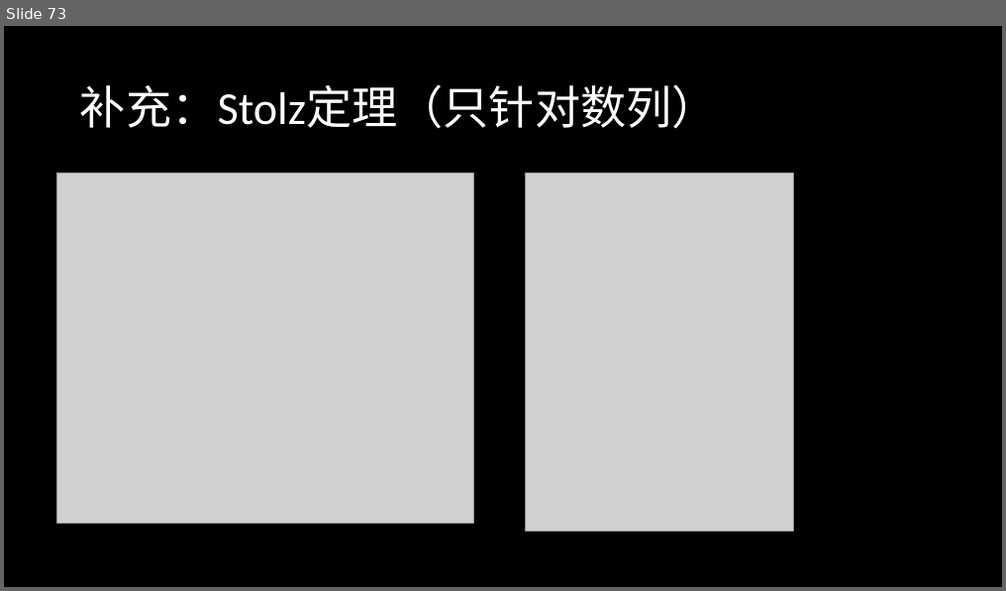
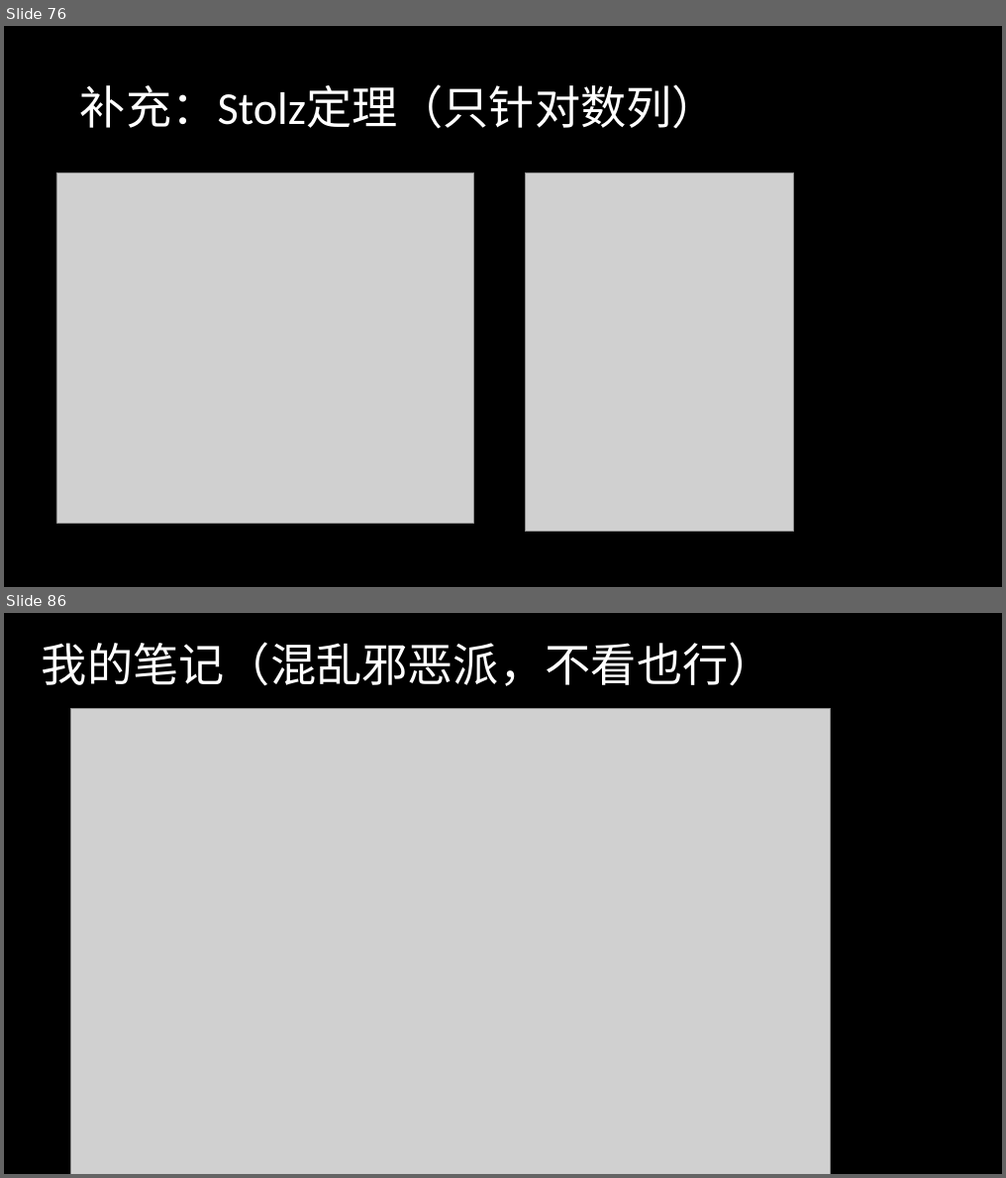
Before and after one commit to SavageTuna/Calculus, a slide deck: 高数1.pptx. Shown one above the other, each under a label of ours: slide 73 before the commit, slides 76 and 86 after it; the slides between them are not shown. The pictures are 1006x591 and 1006x1178 pixels, drawn with LibreOffice and Linux fonts; fonts in the diff are those of the drawing; grey boxes stand for pictures. Boxes give left, top, right and bottom in pixels: in the first picture for what was removed or moved away, otherwise in the second. Text is boxed around its words. In the diff, an @@ line names an element or a change of style, - is before the commit and + after.

```diff
--- a/高数1.pptx
+++ b/高数1.pptx
@@ slide 86 added at (4,613,1002,1174), background #000000 @@
@@ title added at (42,642,774,686), 44 pt, text #FFFFFF @@
+我的笔记（混乱邪恶派，不看也行）
@@ picture added at (70,709,831,1174) @@
@@ what was slide 73 is now slide 76 @@
```
Also in this commit, not shown: 5 slides changed, 12 other slides added, 3 other files.
